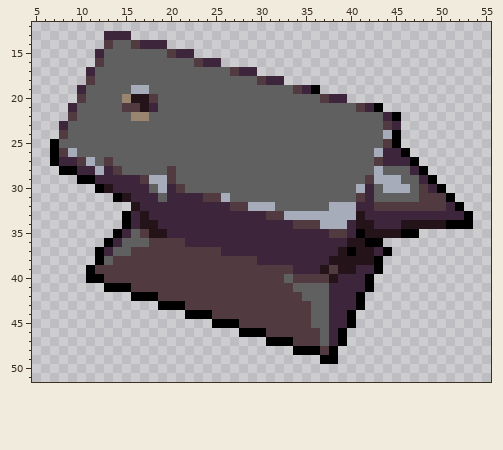
Edited in one commit: pixel-art sprite (Assets/Verden sprites/Anvil.png). That is the earlier state.
The file is 64x64 pixels. Shown: x 5..55, y 12..51.
Now the later version:
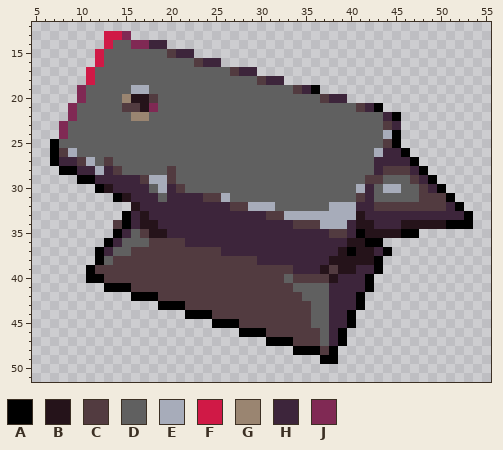
Palette (. is transparent): A #000000  B #25131a  C #523b40  D #606060  E #a7acba  F #d01946  G #9a8571  H #3d253b  J #802954
The exact change:
The edit adds colour C in row 34 at x 14.
Colour D gives way to colour C in row 28 at x 44 to 46; in row 29 at x 47.
Colour E gives way to colour C in row 29 at x 43.
Colour E gives way to colour D in row 29 at x 44 to 45; in row 30 at x 46.
Colour C gives way to colour F in row 14 at x 13; in row 16 at x 12; in row 18 at x 11.
Colour H gives way to colour F in row 13 at x 13 to 14; in row 15 at x 12; in row 17 at x 11.
Colour C gives way to colour H in row 27 at x 43.
Colour E gives way to colour H in row 28 at x 43.
Colour C gives way to colour J in row 14 at x 16; in row 20 at x 10; in row 22 at x 9; in row 24 at x 8.
Colour H gives way to colour J in row 13 at x 15; in row 14 at x 17; in row 19 at x 10; in row 21 at x 9 and 18; in row 23 at x 8.
